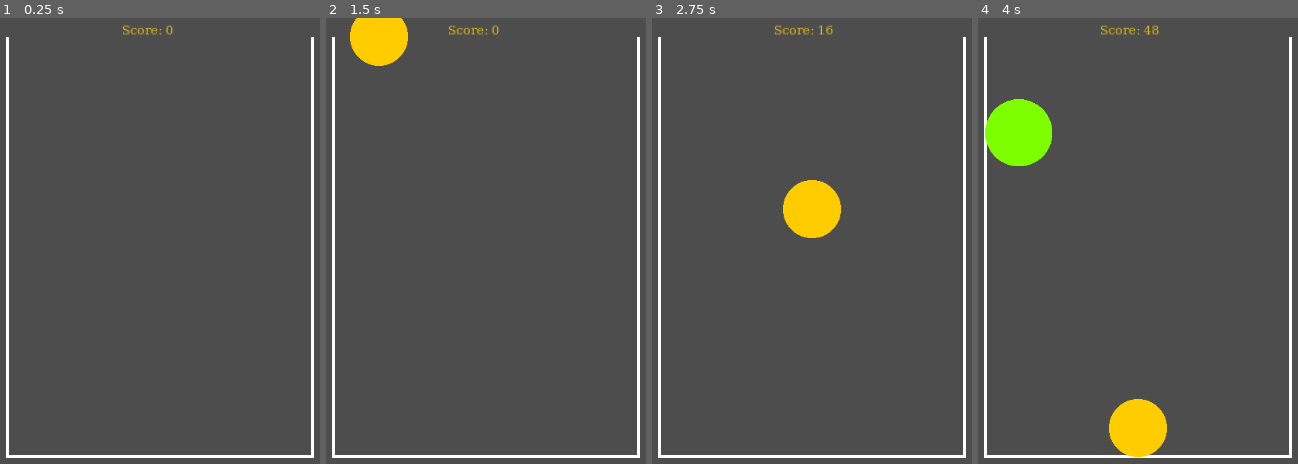
Above: before the commit, frames 1-4 (left to right).
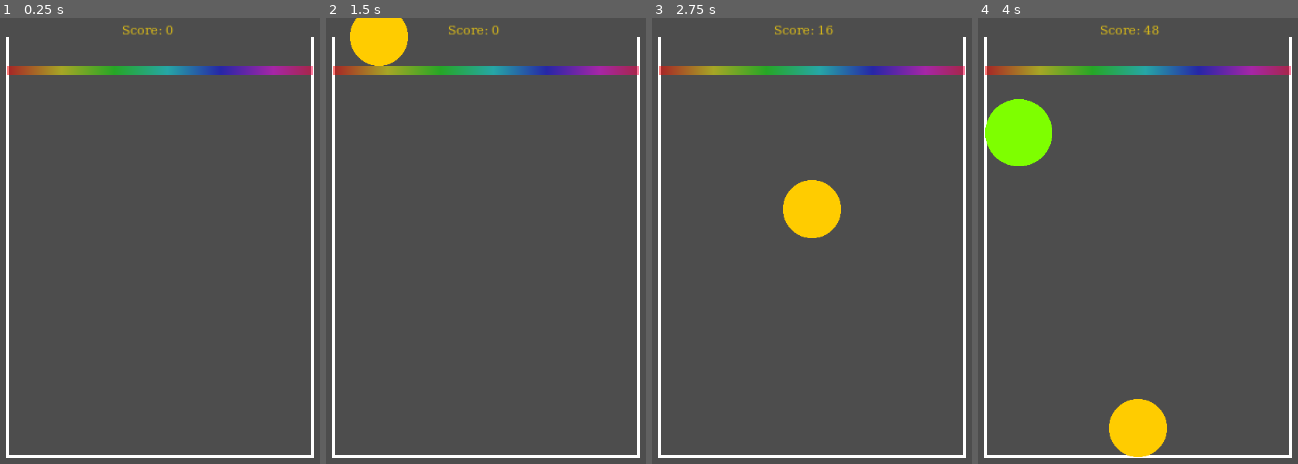
Above: after the commit, the same moments.

Repository: rrweller/BallGame
Game: Godot game, scene res://GameView.tscn
Two runs of this game, one before a commit and one after it. Both use one fixed random seed, a clock stepped at 60 frames per second and the inputs below.
Inputs (mouse positions are in pixels of both pictures, inside the frame that each line leads up to):
- Up to frame 1 (0.25 s): no input
- Up to frame 2 (1.5 s): tap Enter at 0.5 s; move the mouse to (outside the picture) at 0.52 s; click (outside the picture) at 0.67 s; tap Space at 1.25 s; drag from (326, 263) to (486, 71) at 1.27 s
- Up to frame 3 (2.75 s): move the mouse to (892, 142) at 2.02 s; click (892, 142) at 2.17 s
- Up to frame 4 (4 s): drag from (1099, 334) to (outside the picture) at 2.77 s; move the mouse to (outside the picture) at 3.52 s; click (outside the picture) at 3.67 s

The runs differ from the first frame. In frame 1, 1.9% of the frame differs, in the area x 2-98%, y 10-13%; in frame 2, 1.9%; in frame 3, 1.9%; in frame 4, 1.9%.

Commit message:
added topbar sprite

Diff:
--- a/GameView.tscn
+++ b/GameView.tscn
@@ -1,6 +1,7 @@
-[gd_scene load_steps=15 format=3 uid="uid://cywsbf0b3jj0f"]
+[gd_scene load_steps=16 format=3 uid="uid://cywsbf0b3jj0f"]
 
 [ext_resource type="Script" path="res://GameView.gd" id="1_88n8s"]
+[ext_resource type="Texture2D" uid="uid://c1yt4ihs1rcr0" path="res://topbar.png" id="2_ivt66"]
 [ext_resource type="Script" path="res://ScoreLabel.gd" id="2_rxoix"]
 
 [sub_resource type="Environment" id="Environment_07ikw"]
@@ -88,6 +89,10 @@
 position = Vector2(200, -506)
 shape = SubResource("RectangleShape2D_i2esk")
 
+[node name="Sprite2D" type="Sprite2D" parent="Box/TopBar"]
+position = Vector2(200, -506)
+texture = ExtResource("2_ivt66")
+
 [node name="Camera2D" type="Camera2D" parent="."]
 offset = Vector2(200, -280)
 zoom = Vector2(1.1, 1.1)
@@ -103,6 +108,7 @@
 theme = SubResource("Theme_cywla")
 
 [node name="ScoreLabel" type="Label" parent="UserInterface"]
+layout_mode = 0
 offset_left = 150.0
 offset_top = -570.0
 offset_right = 219.0
Binary file added: topbar.png
Not shown, added: topbar.png.import
